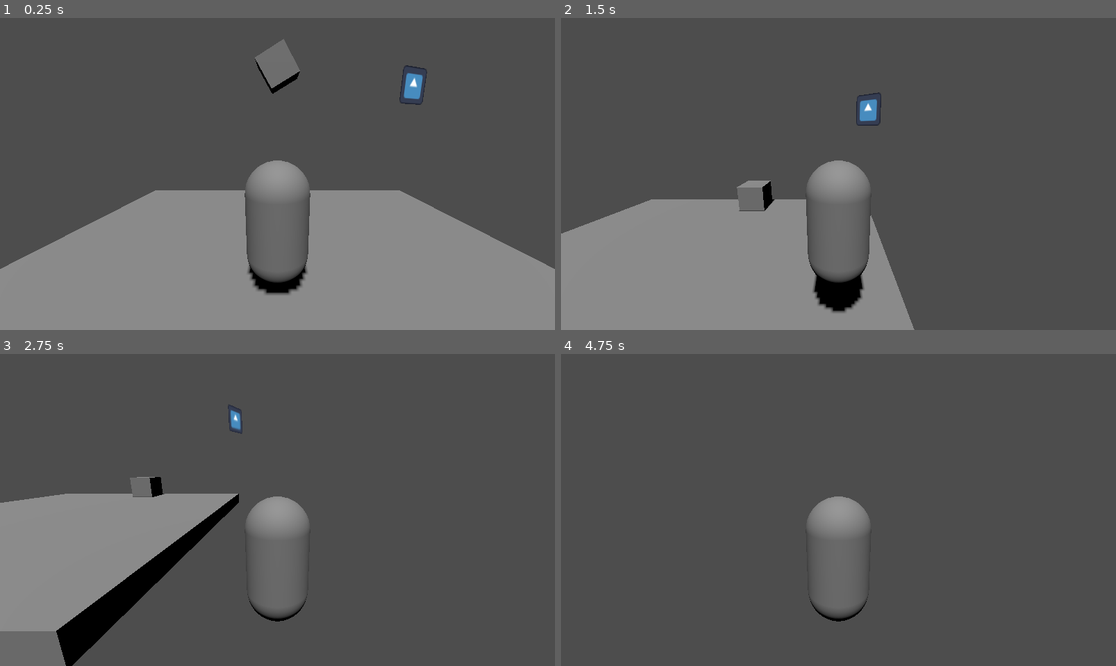
Above: before the commit, frames 1-4 (two rows, left to right).
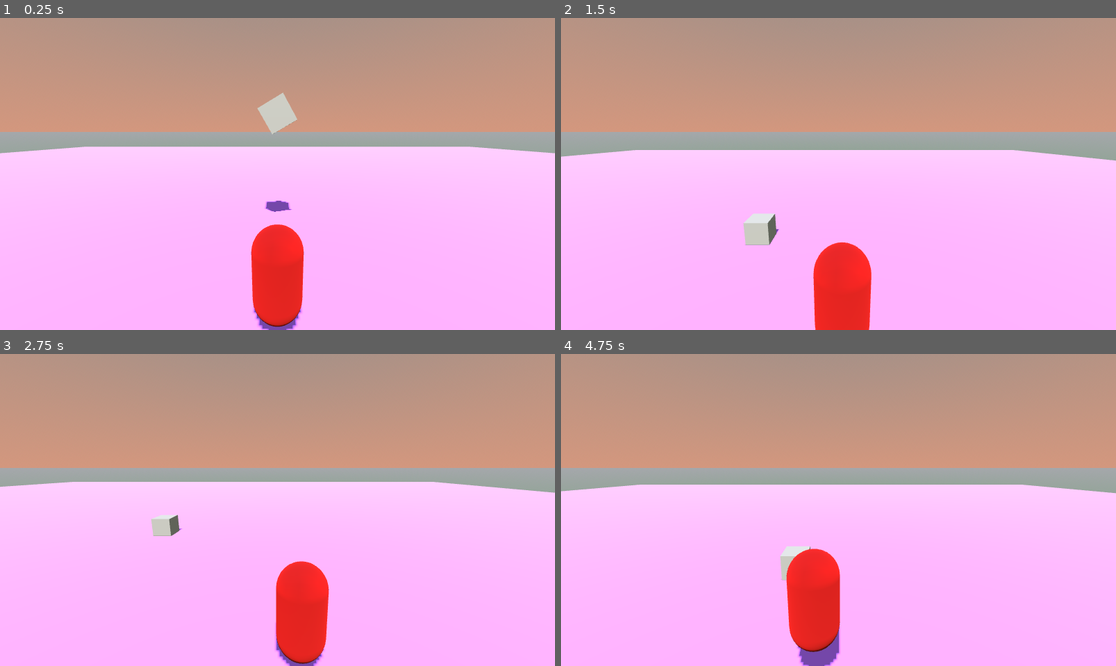
Above: after the commit, the same moments.

Repository: c-dez/fp-movement
Game: Godot game, scene res://scenes/level_1.tscn
The game is run twice, just before and just after one commit, with the same random seed, the same clock (stepped at 60 frames per second) and the same inputs. The engine's default icon, where the game draws it, is replaced by a stand-in: a white triangle on a blue panel in a dark square.
Inputs:
- Up to frame 1 (0.25 s): no input
- Up to frame 2 (1.5 s): hold D (right) 0.53-1.28 s; tap Space (jump) at 0.77 s; hold S (backwards) from 1.28 s (still down)
- Up to frame 3 (2.75 s): tap Space (jump) at 1.52 s; release S (backwards) at 2.03 s; hold D (right) from 2.03 s (still down)
- Up to frame 4 (4.75 s): release D (right) at 2.78 s; hold W (forward) 2.78-3.53 s; tap Space (jump) at 3.02, 3.77, 4.52 s; hold A (left) from 3.53 s (still down)

The runs differ from the first frame. In frame 1, 100% of the frame differs, in the area x 0-100%, y 0-100%; in frame 2, 100%; in frame 3, 100%; in frame 4, 100%.

Commit message:
"add camera"

Diff:
--- /dev/null
+++ b/coin.gd
@@ -0,0 +1,16 @@
+extends Area3D
+
+@export var rot_speed_deg:int = 90
+
+
+func _process(delta: float) -> void:
+	rotate_y(deg_to_rad(rot_speed_deg * delta))
+
+
+
+
+	pass
+
+func _on_body_entered(_body:Node3D) -> void:
+	queue_free()
+	pass # Replace with function body.
--- a/icon.gd
+++ /dev/null
@@ -1,12 +0,0 @@
-extends Sprite3D
-
-@export var degrees:int = 90
-# Called when the node enters the scene tree for the first time.
-func _ready() -> void:
-	pass # Replace with function body.
-
-
-# Called every frame. 'delta' is the elapsed time since the previous frame.
-func _process(delta: float) -> void:
-	rotate_y(deg_to_rad(degrees * delta))
-	pass
--- a/project.godot
+++ b/project.godot
@@ -42,3 +42,7 @@
 "events": [Object(InputEventKey,"resource_local_to_scene":false,"resource_name":"","device":-1,"window_id":0,"alt_press …(191 unchanged characters)…
 ]
 }
+
+[rendering]
+
+anti_aliasing/quality/msaa_3d=1
--- /dev/null
+++ b/scenes/coin.tscn
@@ -0,0 +1,17 @@
+[gd_scene load_steps=4 format=3 uid="uid://2uk5wr5eawy2"]
+
+[ext_resource type="Script" path="res://coin.gd" id="1_fbmmw"]
+[ext_resource type="ArrayMesh" uid="uid://dbchj3v47tyy" path="res://scenes/assets/coin_new.res" id="2_6n8wp"]
+
+[sub_resource type="BoxShape3D" id="BoxShape3D_034o8"]
+size = Vector3(0.31, 0.635, 0.67)
+
+[node name="Coin" type="Area3D"]
+script = ExtResource("1_fbmmw")
+
+[node name="CollisionShape3D" type="CollisionShape3D" parent="."]
+shape = SubResource("BoxShape3D_034o8")
+
+[node name="MeshInstance3D" type="MeshInstance3D" parent="."]
+transform = Transform3D(-1.61732e-08, 0.37, 0, -0.37, -1.61732e-08, 0, 0, 0, 0.37, 0, 0, 0)
+mesh = ExtResource("2_6n8wp")
--- a/scenes/level_1.tscn
+++ b/scenes/level_1.tscn
@@ -1,15 +1,34 @@
-[gd_scene load_steps=7 format=3 uid="uid://cfijgwkgyc400"]
+[gd_scene load_steps=10 format=3 uid="uid://cfijgwkgyc400"]
 
 [ext_resource type="PackedScene" uid="uid://cg185ec2iyexc" path="res://scenes/player/player.tscn" id="1_j644l"]
 [ext_resource type="PackedScene" uid="uid://baqn8bovfdhg" path="res://scenes/block.tscn" id="2_7trcb"]
-[ext_resource type="Texture2D" uid="uid://d14a83dc453g8" path="res://icon.svg" id="3_vnjts"]
-[ext_resource type="Script" path="res://icon.gd" id="4_eq5om"]
+[ext_resource type="PackedScene" uid="uid://2uk5wr5eawy2" path="res://scenes/coin.tscn" id="5_0r2ab"]
+
+[sub_resource type="StandardMaterial3D" id="StandardMaterial3D_4bd6t"]
+albedo_color = Color(0.734, 0.43, 1, 1)
 
 [sub_resource type="BoxMesh" id="BoxMesh_fw0mj"]
-size = Vector3(10, 0.5, 10)
+material = SubResource("StandardMaterial3D_4bd6t")
+size = Vector3(100, 0.5, 100)
 
 [sub_resource type="BoxShape3D" id="BoxShape3D_6gc3h"]
-size = Vector3(10, 0.5, 10)
+size = Vector3(100, 0.5, 100)
+
+[sub_resource type="ProceduralSkyMaterial" id="ProceduralSkyMaterial_lx2eb"]
+sky_top_color = Color(0.126698, 0.488014, 0.634503, 1)
+sky_horizon_color = Color(0.827953, 0.591893, 0.493086, 1)
+sky_curve = 1.2423
+ground_bottom_color = Color(0.34469, 0.595225, 0.349563, 1)
+ground_curve = 0.211121
+
+[sub_resource type="Sky" id="Sky_clxvp"]
+sky_material = SubResource("ProceduralSkyMaterial_lx2eb")
+
+[sub_resource type="Environment" id="Environment_kt0j7"]
+background_mode = 2
+sky = SubResource("Sky_clxvp")
+ambient_light_color = Color(0.82, 0.82, 0.82, 1)
+ambient_light_sky_contribution = 0.7
 
 [node name="Level1" type="Node3D"]
 
@@ -34,7 +53,10 @@
 [node name="Block" parent="." instance=ExtResource("2_7trcb")]
 transform = Transform3D(0.866025, -0.5, 0, 0.5, 0.866025, 0, 0, 0, 1, 0, 4.63118, -4.16337)
 
-[node name="Icon" type="Sprite3D" parent="."]
-transform = Transform3D(1, 0, 0, 0, 1, 0, 0, 0, 1, 5, 4, -5)
-texture = ExtResource("3_vnjts")
-script = ExtResource("4_eq5om")
+[node name="Coin" parent="." instance=ExtResource("5_0r2ab")]
+transform = Transform3D(1, 0, 0, 0, 1, 0, 0, 0, 1, 1.36583, 0.987785, 0)
+
+[node name="WorldEnvironment" type="WorldEnvironment" parent="."]
+environment = SubResource("Environment_kt0j7")
+
+[connection signal="body_entered" from="Coin" to="Coin" method="_on_body_entered"]
--- /dev/null
+++ b/scenes/player/camera_controller.gd
@@ -0,0 +1,16 @@
+extends Node3D
+
+# top_level = true
+@onready var player:Node3D = get_node("..")
+@export var camera_weight:float = 0.15
+
+
+
+func _physics_process(_delta: float) -> void:
+	# position == Player.position
+
+	position = lerp(position,player.position,camera_weight)
+
+
+
+	pass
--- a/scenes/player/player.tscn
+++ b/scenes/player/player.tscn
@@ -1,10 +1,16 @@
-[gd_scene load_steps=6 format=3 uid="uid://cg185ec2iyexc"]
+[gd_scene load_steps=8 format=3 uid="uid://cg185ec2iyexc"]
 
 [ext_resource type="Script" path="res://scenes/player/player_movement.gd" id="1_mryhl"]
+[ext_resource type="Script" path="res://scenes/player/camera_controller.gd" id="2_a1w5d"]
 
 [sub_resource type="CapsuleShape3D" id="CapsuleShape3D_vsayd"]
 
+[sub_resource type="StandardMaterial3D" id="StandardMaterial3D_6u2c1"]
+albedo_color = Color(1, 0.22, 0.22, 1)
+metallic = 1.0
+
 [sub_resource type="CapsuleMesh" id="CapsuleMesh_b8dj4"]
+material = SubResource("StandardMaterial3D_6u2c1")
 
 [sub_resource type="StandardMaterial3D" id="StandardMaterial3D_xkaa4"]
 albedo_color = Color(1, 0.141176, 1, 1)
@@ -19,13 +25,26 @@
 
 [node name="CollisionShape3D" type="CollisionShape3D" parent="."]
 shape = SubResource("CapsuleShape3D_vsayd")
+metadata/_edit_group_ = true
 
 [node name="MeshInstance3D" type="MeshInstance3D" parent="."]
 mesh = SubResource("CapsuleMesh_b8dj4")
+metadata/_edit_group_ = true
 
-[node name="Camera3D" type="Camera3D" parent="."]
-transform = Transform3D(1, 0, 0, 0, 0.975917, 0.218143, 0, -0.218143, 0.975917, 0, 1.47, 3)
-
-[node name="MeshInstance3D2" type="MeshInstance3D" parent="."]
+[node name="MeshInstance3D2" type="MeshInstance3D" parent="MeshInstance3D"]
 transform = Transform3D(1, 0, 0, 0, 1, 0, 0, 0, 1, 0, 0.33838, -0.454971)
 mesh = SubResource("BoxMesh_1i8hd")
+skeleton = NodePath("../..")
+
+[node name="Camera_controller" type="Node3D" parent="."]
+transform = Transform3D(1, 0, 0, 0, 1, 0, 0, 0, 1, 0, 0.768214, 0)
+top_level = true
+script = ExtResource("2_a1w5d")
+
+[node name="Camera_target" type="Node3D" parent="Camera_controller"]
+transform = Transform3D(1, 0, 0, 0, 0.979357, 0.202138, 0, -0.202138, 0.979357, 0, 2.76332, 3.52727)
+metadata/_edit_group_ = true
+
+[node name="Camera3D" type="Camera3D" parent="Camera_controller/Camera_target"]
+current = true
+metadata/_edit_group_ = true
--- a/scenes/player/player_movement.gd
+++ b/scenes/player/player_movement.gd
@@ -10,6 +10,7 @@
 	jump_player()
 	gravity_player(delta)
 	move_and_slide()
+	# print(position)
 	pass
 
 
